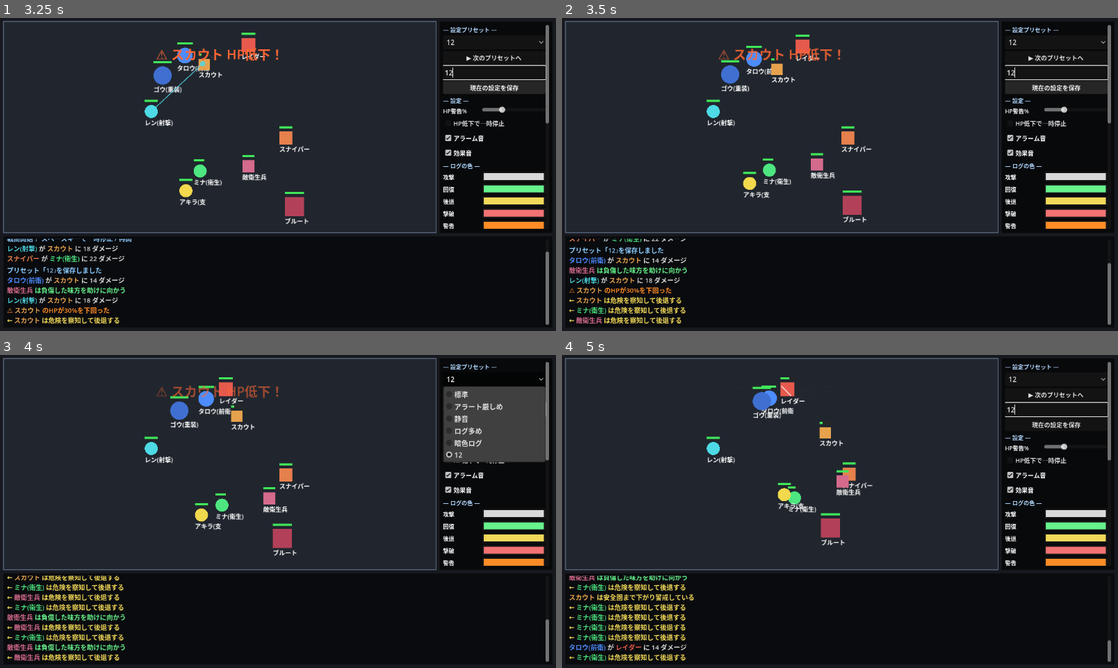
Above: before the commit, frames 1-4 (two rows, left to right).
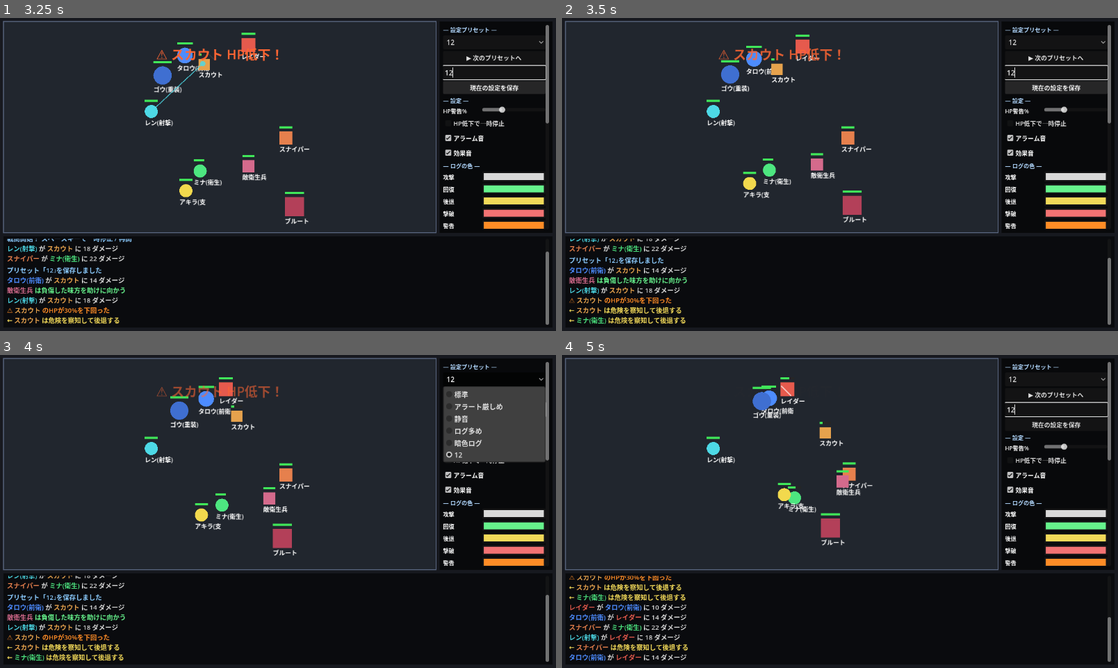
Above: after the commit, the same moments.

Repository: GGF1sh/AutoRTS-Project
Game: Godot game, scene res://Main.tscn
Two runs of this game, one before a commit and one after it. Both use one fixed random seed, a clock stepped at 60 frames per second and the inputs below.
Inputs (mouse positions are in pixels of both pictures, inside the frame that each line leads up to):
- Up to frame 1 (3.25 s): click (494, 74) at 0.52 s; type "12" at 0.6 s; click "標準" at 1.25 s; click "▶ 次のプリセットへ" at 2 s; click "現在の設定を保存" at 2.75 s
- Up to frame 2 (3.5 s): no input
- Up to frame 3 (4 s): click "12" at 3.5 s
- Up to frame 4 (5 s): click "HP低下で一時停止" at 4.25 s

Frame 1 is identical in both runs. In frame 2, 2.5% of the frame differs, in the area x 1-99%, y 70-98%; in frame 3, 2.5%; in frame 4, 2.9%.

Commit message:
v0.9.3: 行動ナレーションlogの連投を解消
- 毎フレームの状態フリップ(後退↔接近↔回復)で「後退する」等が大量出力され
  1戦闘でログが17KBまで膨張していた問題を修正
- Unit に _narration_cd(3秒) を追加し、ナレーション系logをユニットごとに間引き
- 「安全圏まで下がり警戒」のlogは出来事でないため廃止
- ダメージ/回復/撃破/HP警告の実イベントは据え置き

Diff:
--- a/Unit.gd
+++ b/Unit.gd
@@ -37,6 +37,8 @@
 var _dead: bool = false
 var _last_action: String = ""     # 直前の行動ラベル（ログの重複防止）
 var _low_hp_warned: bool = false  # HP低下アラートを既に出したか
+var _narration_cd: float = 0.0    # 行動ナレーションlog のクールダウン（連投防止）
+const NARRATION_INTERVAL: float = 3.0
 var battle: Node = null           # Main への参照（ログ出力・一時停止判定に使う）
 
 
@@ -89,6 +91,8 @@
 
 	if _cooldown_timer > 0.0:
 		_cooldown_timer -= delta
+	if _narration_cd > 0.0:
+		_narration_cd -= delta
 
 	_run_gambits(delta)
 
@@ -409,26 +413,31 @@
 	global_position.y = clamp(global_position.y, r.position.y + m, r.position.y + r.size.y - m)
 
 
-# 行動が変わった時だけ、目立つ判断をログに出す
+# 行動が変わった時だけ、目立つ判断をログに出す。
+# ただし毎フレームの状態フリップでログが溢れないよう、ユニットごとに
+# クールダウン（NARRATION_INTERVAL秒）を設けて間引く。
 func _set_action(label: String) -> void:
 	if label == _last_action:
 		return
 	_last_action = label
-	if battle == null:
-		return
+	if battle == null or _narration_cd > 0.0:
+		return  # 直近に喋ったばかり → 行動は継続するがログは出さない
+
+	var msg: String = ""
+	var cat: String = "retreat"
 	match label:
 		"後退":
-			battle.log_message("← %s は危険を察知して後退する" % unit_name,
-				"retreat", team_name())
-		"待機(警戒)":
-			battle.log_message("%s は安全圏まで下がり警戒している" % unit_name,
-				"retreat", team_name())
+			msg = "← %s は危険を察知して後退する" % unit_name
+			cat = "retreat"
 		"自己回復":
-			battle.log_message("%s は自分を治療する" % unit_name,
-				"heal", team_name())
+			msg = "%s は自分を治療する" % unit_name
+			cat = "heal"
 		"回復", "接近(回復)":
-			battle.log_message("%s は負傷した味方を助けに向かう" % unit_name,
-				"heal", team_name())
+			msg = "%s は負傷した味方を助けに向かう" % unit_name
+			cat = "heal"
+	if msg != "":
+		battle.log_message(msg, cat, team_name())
+		_narration_cd = NARRATION_INTERVAL
 
 
 # ============================================================
Not shown, added: AudioBank.gd.uid
Not shown, added: Fx.gd.uid
Not shown, added: Hud.gd.uid
Not shown, changed: docs/VERSION_HISTORY.md
Not shown, changed: docs/ai-log/Claude.md
